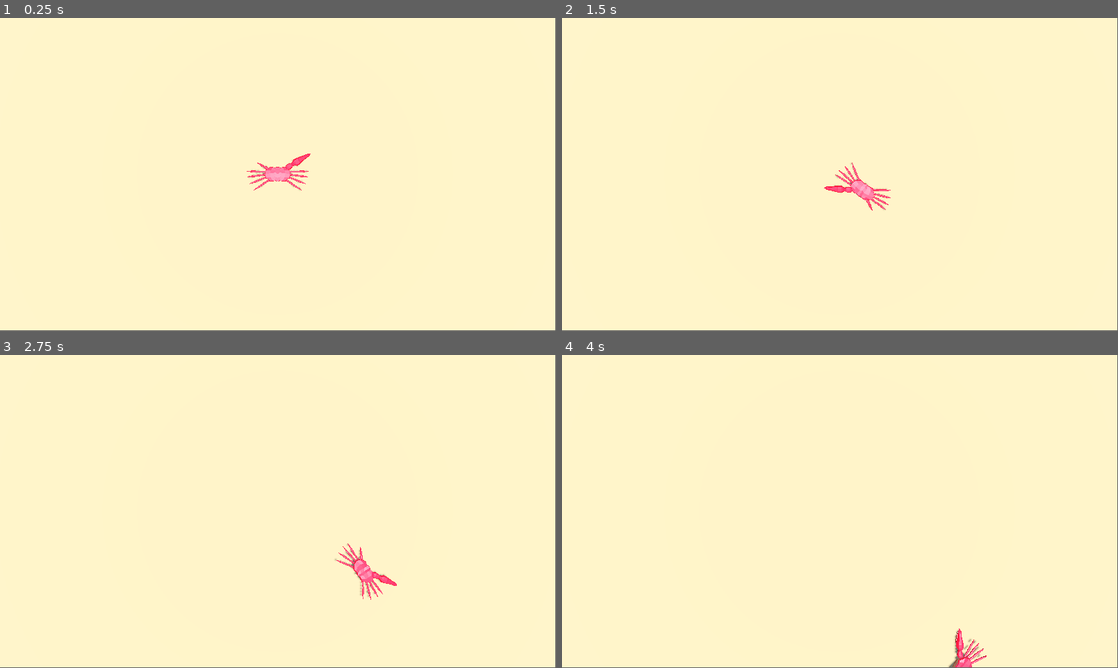
Above: before the commit, frames 1-4 (two rows, left to right).
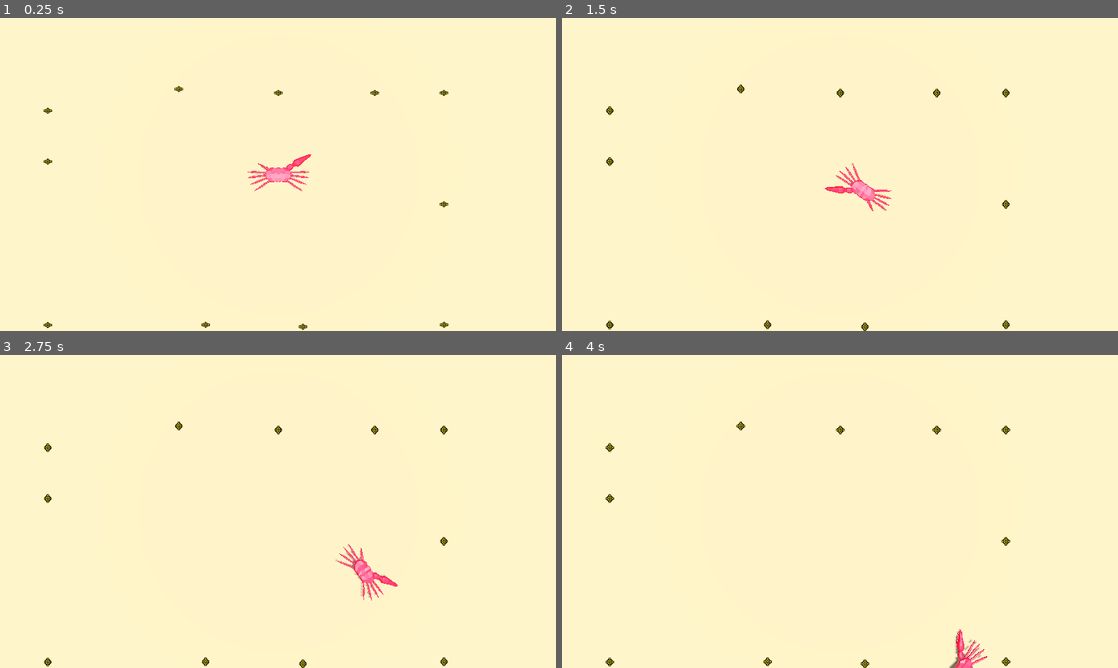
Above: after the commit, the same moments.

Repository: EggnogBaileys/SideStepScripting3TopDownAssignment
Game: Godot game, scene res://Scenes/Crab Testing.tscn
Two runs of this game, one before a commit and one after it. Both use one fixed random seed, a clock stepped at 60 frames per second and the inputs below.
Inputs:
- Up to frame 1 (0.25 s): no input
- Up to frame 2 (1.5 s): hold Right (ui_right) 0.53-1.28 s; hold Down (ui_down) from 1.28 s (still down)
- Up to frame 3 (2.75 s): release Down (ui_down) at 2.03 s; hold Right (ui_right) from 2.03 s (still down)
- Up to frame 4 (4 s): release Right (ui_right) at 2.78 s; hold Up (ui_up) 2.78-3.53 s; hold Left (ui_left) from 3.53 s (still down)
In our replay, the window is 799x449 before the commit and 800x450 after it. These sizes can differ from the game's own. Grey fills any space a smaller window leaves; there, only what the larger window draws over its background counts as a difference.

The runs differ from the first frame. In frame 1, 0.5% of the frame differs, in the area x 7-81%, y 21-100%; in frame 2, 0.5%; in frame 3, 0.5%; in frame 4, 0.6%.

Commit message:
Added a random placeholder coin thing to test collictibles.

Diff:
--- /dev/null
+++ b/SideStep Crazoonga Hours/Scenes/Coin Test.tscn
@@ -0,0 +1,67 @@
+[gd_scene load_steps=7 format=3 uid="uid://xuuyr4xk2grp"]
+
+[ext_resource type="Script" path="res://Scripts/Pickup.gd" id="1_jtwhv"]
+[ext_resource type="Texture2D" uid="uid://cjmylgchme1ce" path="res://Images/Coin.png" id="1_lk0ac"]
+
+[sub_resource type="Animation" id="Animation_64w4x"]
+resource_name = "Coin Idle"
+loop_mode = 1
+tracks/0/type = "value"
+tracks/0/imported = false
+tracks/0/enabled = true
+tracks/0/path = NodePath(".:frame")
+tracks/0/interp = 1
+tracks/0/loop_wrap = true
+tracks/0/keys = {
+"times": PackedFloat32Array(0, 0.1, 0.2, 0.3, 0.4, 0.5, 0.6, 0.7, 0.8),
+"transitions": PackedFloat32Array(1, 1, 1, 1, 1, 1, 1, 1, 1),
+"update": 1,
+"values": [0, 1, 2, 3, 4, 5, 6, 7, 8]
+}
+
+[sub_resource type="Animation" id="Animation_2r62u"]
+length = 0.001
+tracks/0/type = "value"
+tracks/0/imported = false
+tracks/0/enabled = true
+tracks/0/path = NodePath(".:frame")
+tracks/0/interp = 1
+tracks/0/loop_wrap = true
+tracks/0/keys = {
+"times": PackedFloat32Array(0),
+"transitions": PackedFloat32Array(1),
+"update": 1,
+"values": [0]
+}
+
+[sub_resource type="AnimationLibrary" id="AnimationLibrary_nssho"]
+_data = {
+"Coin Idle": SubResource("Animation_64w4x"),
+"RESET": SubResource("Animation_2r62u")
+}
+
+[sub_resource type="BoxShape3D" id="BoxShape3D_3ddsh"]
+size = Vector3(0.239795, 0.147228, 0.253969)
+
+[node name="Coin" type="Node3D"]
+transform = Transform3D(8.86889, 0, 0, 0, 8.86889, 0, 0, 0, 8.86889, 0, 0.20499, 0)
+script = ExtResource("1_jtwhv")
+
+[node name="Sprite3D" type="Sprite3D" parent="."]
+transform = Transform3D(1, 0, 0, 0, -4.37114e-08, -1, 0, 1, -4.37114e-08, 0, 0, 0)
+texture = ExtResource("1_lk0ac")
+hframes = 18
+
+[node name="CoinAnim" type="AnimationPlayer" parent="Sprite3D"]
+autoplay = "Coin Idle"
+libraries = {
+"": SubResource("AnimationLibrary_nssho")
+}
+
+[node name="Area3D" type="Area3D" parent="."]
+
+[node name="CollisionShape3D" type="CollisionShape3D" parent="Area3D"]
+transform = Transform3D(1, 0, 0, 0, 1, 0, 0, 0, 1, 0, 0.0960752, 0)
+shape = SubResource("BoxShape3D_3ddsh")
+
+[connection signal="area_entered" from="Area3D" to="." method="_on_area_3d_area_entered"]
--- a/SideStep Crazoonga Hours/Scenes/Crab Testing.tscn
+++ b/SideStep Crazoonga Hours/Scenes/Crab Testing.tscn
@@ -1,8 +1,9 @@
-[gd_scene load_steps=13 format=3 uid="uid://ww1xgqd3wnuw"]
+[gd_scene load_steps=15 format=3 uid="uid://ww1xgqd3wnuw"]
 
 [ext_resource type="Script" path="res://Scripts/Crazoonga.gd" id="1_h0luu"]
 [ext_resource type="PackedScene" uid="uid://bvlapjbiycgfw" path="res://Models/Crazoonga.glb" id="2_2vvgd"]
 [ext_resource type="AudioStream" uid="uid://bbwngqm4p302a" path="res://Audio/crazoonga rave.ogg" id="2_kqeqg"]
+[ext_resource type="PackedScene" uid="uid://xuuyr4xk2grp" path="res://Scenes/Coin Test.tscn" id="4_cha3o"]
 
 [sub_resource type="ProceduralSkyMaterial" id="ProceduralSkyMaterial_eqldm"]
 sky_top_color = Color(0.407843, 0.556863, 1, 1)
@@ -38,6 +39,9 @@
 [sub_resource type="ConvexPolygonShape3D" id="ConvexPolygonShape3D_y3ju6"]
 points = PackedVector3Array(-0.125207, -0.532801, -0.480507, 0.0227831, 0.47607, 0.498884, 0.169713, 0.559144, 0.464172 …(924 unchanged characters)…
 
+[sub_resource type="BoxShape3D" id="BoxShape3D_63xir"]
+size = Vector3(3.30963, 1, 7.94377)
+
 [node name="Node3D" type="Node3D"]
 
 [node name="DirectionalLight3D" type="DirectionalLight3D" parent="."]
@@ -70,9 +74,50 @@
 
 [node name="Crazoonga" parent="Crazoonga" instance=ExtResource("2_2vvgd")]
 
+[node name="CrazoongaArea3D" type="Area3D" parent="Crazoonga"]
+
+[node name="CollisionShape3D" type="CollisionShape3D" parent="Crazoonga/CrazoongaArea3D"]
+transform = Transform3D(1, 0, 0, 0, 1, 0, 0, 0, 1, 0.343051, 0.355606, 2.99904e-08)
+shape = SubResource("BoxShape3D_63xir")
+
 [node name="Camera3D" type="Camera3D" parent="."]
 transform = Transform3D(-4.37114e-08, -1, -4.37114e-08, 0, -4.37114e-08, 1, -1, 4.37114e-08, 1.91069e-15, 0, 30, 0)
 
 [node name="Crabs" type="AudioStreamPlayer" parent="."]
 stream = ExtResource("2_kqeqg")
 autoplay = true
+
+[node name="Coins" type="Node3D" parent="."]
+
+[node name="Coin" parent="Coins" instance=ExtResource("4_cha3o")]
+transform = Transform3D(8.86889, 0, 0, 0, 8.86889, 0, 0, 0, 8.86889, -11.9846, 0.20499, 0)
+
+[node name="Coin2" parent="Coins" instance=ExtResource("4_cha3o")]
+transform = Transform3D(8.86889, 0, 0, 0, 8.86889, 0, 0, 0, 8.86889, -11.9846, 0.20499, -14.134)
+
+[node name="Coin3" parent="Coins" instance=ExtResource("4_cha3o")]
+transform = Transform3D(8.86889, 0, 0, 0, 8.86889, 0, 0, 0, 8.86889, -11.9846, 0.20499, -24.2522)
+
+[node name="Coin4" parent="Coins" instance=ExtResource("4_cha3o")]
+transform = Transform3D(8.86889, 0, 0, 0, 8.86889, 0, 0, 0, 8.86889, 4.31601, 0.20499, -24.2522)
+
+[node name="Coin5" parent="Coins" instance=ExtResource("4_cha3o")]
+transform = Transform3D(8.86889, 0, 0, 0, 8.86889, 0, 0, 0, 8.86889, 22.0193, 0.117476, -24.3464)
+
+[node name="Coin6" parent="Coins" instance=ExtResource("4_cha3o")]
+transform = Transform3D(8.86889, 0, 0, 0, 8.86889, 0, 0, 0, 8.86889, 21.995, 0.541179, -3.56359)
+
+[node name="Coin7" parent="Coins" instance=ExtResource("4_cha3o")]
+transform = Transform3D(8.86889, 0, 0, 0, 8.86889, 0, 0, 0, 8.86889, 21.9948, 0.154199, 10.6764)
+
+[node name="Coin8" parent="Coins" instance=ExtResource("4_cha3o")]
+transform = Transform3D(8.86889, 0, 0, 0, 8.86889, 0, 0, 0, 8.86889, 21.9948, 0.20499, 33.7821)
+
+[node name="Coin9" parent="Coins" instance=ExtResource("4_cha3o")]
+transform = Transform3D(8.86889, 0, 0, 0, 8.86889, 0, 0, 0, 8.86889, -1.94606, 0.20499, 33.7821)
+
+[node name="Coin10" parent="Coins" instance=ExtResource("4_cha3o")]
+transform = Transform3D(8.86889, 0, 0, 0, 8.86889, 0, 0, 0, 8.86889, -9.39056, 0.20499, 33.7821)
+
+[node name="Coin11" parent="Coins" instance=ExtResource("4_cha3o")]
+transform = Transform3D(8.86889, 0, 0, 0, 8.86889, 0, 0, 0, 8.86889, -12.5246, 0.291305, 14.539)
--- /dev/null
+++ b/SideStep Crazoonga Hours/Scenes/singleton.tscn
@@ -0,0 +1,6 @@
+[gd_scene load_steps=2 format=3 uid="uid://dkfc1hnl57rcg"]
+
+[ext_resource type="Script" path="res://Scripts/Singleton.gd" id="1_7fj2d"]
+
+[node name="Singleton" type="Node3D"]
+script = ExtResource("1_7fj2d")
--- /dev/null
+++ b/SideStep Crazoonga Hours/Scripts/Pickup.gd
@@ -0,0 +1,11 @@
+extends Node3D
+
+
+
+func _on_area_3d_area_entered(area):
+
+	if area.name == "CrazoongaArea3D":
+
+		Singleton.coinCoint += 1
+		print(Singleton.coinCoint)
+		queue_free()
--- /dev/null
+++ b/SideStep Crazoonga Hours/Scripts/Singleton.gd
@@ -0,0 +1,3 @@
+extends Node3D
+
+var coinCoint = 0
--- a/SideStep Crazoonga Hours/project.godot
+++ b/SideStep Crazoonga Hours/project.godot
@@ -15,6 +15,18 @@
 config/features=PackedStringArray("4.1", "Forward Plus")
 config/icon="res://icon.svg"
 
+[autoload]
+
+Singleton="*res://Scenes/singleton.tscn"
+
+[display]
+
+window/stretch/mode="viewport"
+
 [filesystem]
 
 import/fbx/enabled=false
+
+[rendering]
+
+textures/canvas_textures/default_texture_filter=0
Binary file added: SideStep Crazoonga Hours/Images/Coin.png
Not shown, added: SideStep Crazoonga Hours/Images/Coin.png.import
